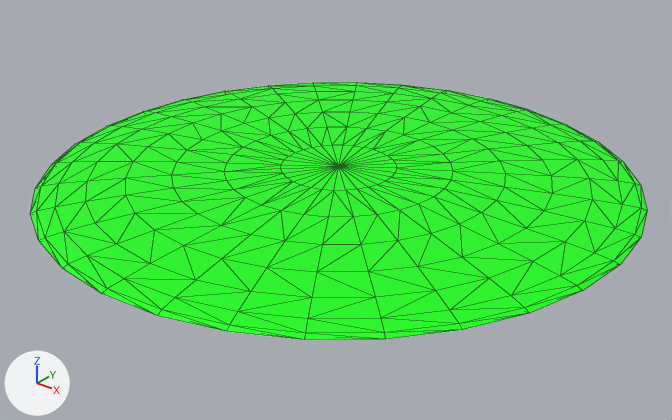
The glTF model newMarioPartyDS/green_tile.glb: old version first, new version second.
Both versions are drawn from a 50 mm lens placed at (9.66, -12.15, 6.8), pointed at (0.16, -0.28, -0.56). The axes (+X, +Y, +Z) are drawn at lower left. The lights are the same throughout. Mesh edges are drawn as thin lines. Vertices at the same position are counted once.
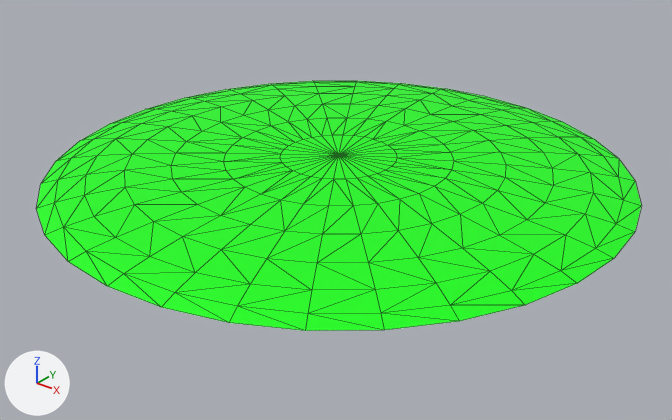
Commit message: added jumping between tiles

Pixel boxes [x1, y1, x2, y2] of what changed, in the pictures (672 x 420 px):
'Sphere.005', reshaped, rescaled: before [31, 82, 647, 340]; after [36, 81, 641, 331]
part 1 of me_sphere_005, deleted (green): before [31, 82, 647, 340]

The change in detail:
me_sphere_005 is used by ob_sphere_005; location (0.0, 0.0, 0.0); scale (5.36, 5.36, 0.161).
me_sphere_005 had 482 vertices, 960 faces and spanned x -1.0..1.0, y -1.0..1.0, z -1.0..1.0.
me_sphere_005 now has 225 vertices, 416 faces and spans x -0.98..0.98, y -0.98..0.98, z 0.2..1.0.
Part 1, on me_sphere_005:
257 vertices are removed from x -1.0..1.0, y -1.0..1.0, z -1.0..0.0.
544 faces are deleted.
Object 'Sphere.005' (ob_sphere_005) is rescaled from (5.36, 5.36, 0.161) to (5.36, 5.36, 0.373).
